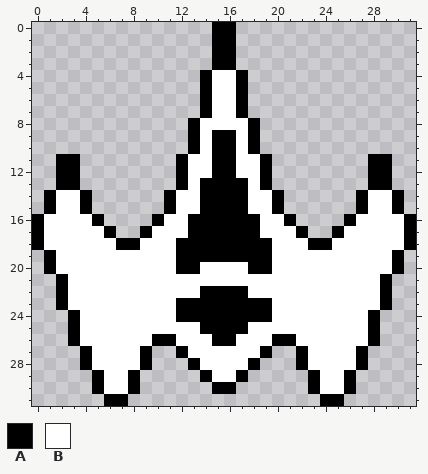
Edited in one commit: pixel-art sprite (assets/images/player.png). Above is the file before it was changed.
The file is 32x32 pixels.
Palette (. is transparent): A #000000  B #ffffff
Pixels before, first column x 0:
 0 ...............AA...............
 1 ...............AA...............
 2 ...............AA...............
 3 ...............AA...............
 4 ..............ABBA..............
 5 ..............ABBA..............
 6 ..............ABBA..............
 7 ..............ABBA..............
 8 .............ABBBBA.............
 9 .............ABAABA.............
10 .............ABAABA.............
11 ..AA........ABBAABBA........AA..
12 ..AA........ABBAABBA........AA..
13 ..AA........ABAAAABA........AA..
14 .ABBA......ABBAAAABBA......ABBA.
15 .ABBA......ABBAAAABBA......ABBA.
16 ABBBBA....ABBAAAAAABBA....ABBBBA
17 ABBBBBA..ABBBAAAAAABBBA..ABBBBBA
18 ABBBBBBAABBBAAAAAAAABBBAABBBBBBA
19 .ABBBBBBBBBBAAAAAAAABBBBBBBBBBA.
20 .ABBBBBBBBBBAABBBBAABBBBBBBBBBA.
21 ..ABBBBBBBBBBBBBBBBBBBBBBBBBBA..
22 ..ABBBBBBBBBBBAAAABBBBBBBBBBBA..
23 ..ABBBBBBBBBAAAAAAAABBBBBBBBBA..
24 ...ABBBBBBBBAAAAAAAABBBBBBBBA...
25 ...ABBBBBBBBBBAAAABBBBBBBBBBA...
26 ...ABBBBBBAABBBAABBBAABBBBBBA...
27 ....ABBBBA..ABBBBBBA..ABBBBA....
28 ....ABBBBA...ABBBBA...ABBBBA....
29 .....ABBA.....ABBA.....ABBA.....
30 .....ABBA......AA......ABBA.....
31 ......AA................AA......
Now the later version:
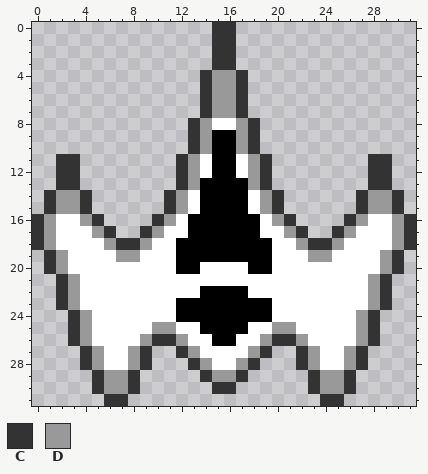
Colours new in this view: C #333333  D #999999
Edits made:
Changed rows in their new state; - is an unchanged pixel.
first column x 0:
 0 ---------------CC---------------
 1 ---------------CC---------------
 2 ---------------CC---------------
 3 ---------------CC---------------
 4 --------------CDDC--------------
 5 --------------CDDC--------------
 6 --------------CDDC--------------
 7 --------------CDDC--------------
 8 -------------CD--DC-------------
 9 -------------CD--DC-------------
10 -------------CD--DC-------------
11 --CC--------CD----DC--------CC--
12 --CC--------CD----DC--------CC--
13 --CC--------CD----DC--------CC--
14 -CDDC------CD------DC------CDDC-
15 -CDDC------CD------DC------CDDC-
16 CD--DC----CD--------DC----CD--DC
17 CD---DC--CD----------DC--CD---DC
18 CD----DCCD------------DCCD----DC
19 -CD----DD--------------DD----DC-
20 -CD--------------------------DC-
21 --CD------------------------DC--
22 --CD------------------------DC--
23 --CD------------------------DC--
24 ---CD----------------------DC---
25 ---CD-----DD--------DD-----DC---
26 ---CD----DCCD------DCCD----DC---
27 ----CD--DC--CD----DC--CD--DC----
28 ----CD--DC---CD--DC---CD--DC----
29 -----CDDC-----CDDC-----CDDC-----
30 -----CDDC------CC------CDDC-----
31 ------CC----------------CC------
Boxes around the changes in both pictures, in picture pixels (x1, y1, x2, y2):
changed: (32, 22, 416, 406)
